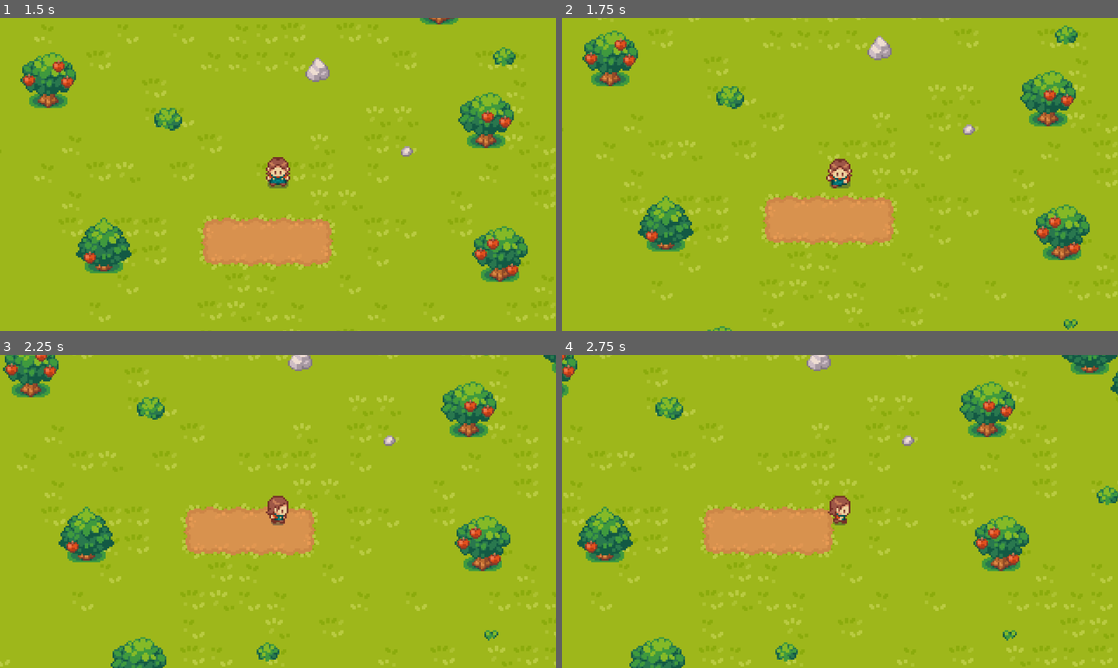
Above: before the commit, frames 1-4 (two rows, left to right).
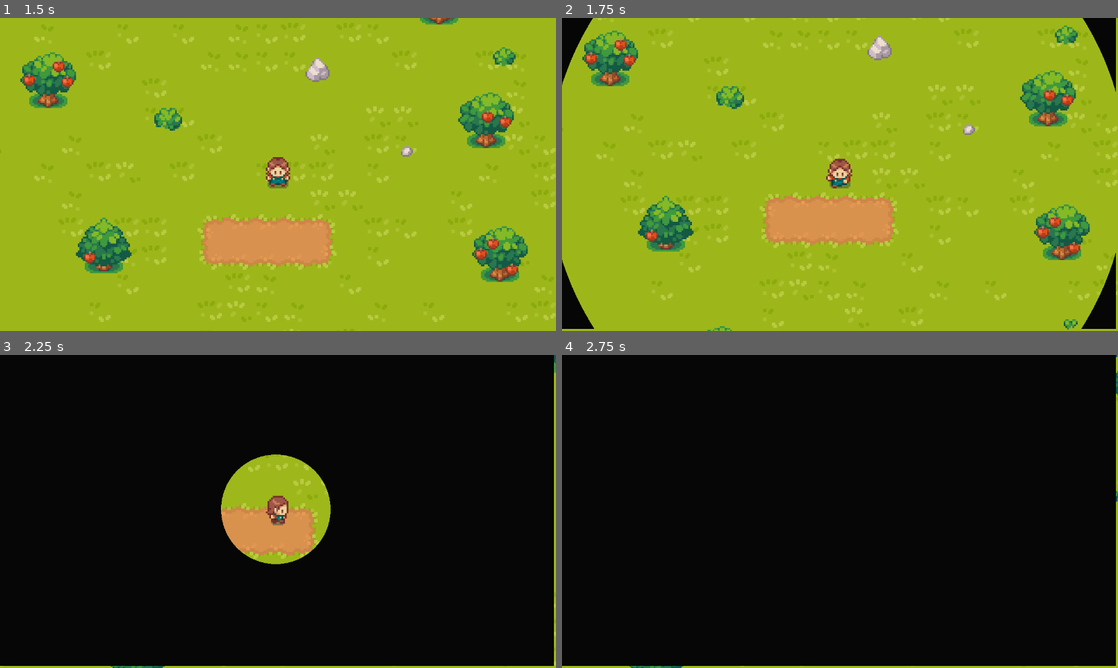
Above: after the commit, the same moments.

Repository: jkaczor6/GodotValley
Game: Godot game, scene res://scenes/levels/level.tscn
Two runs of this game, one before a commit and one after it. Both use one fixed random seed, a clock stepped at 60 frames per second and the inputs below.
Inputs:
- Up to frame 1 (1.5 s): hold D (right) 0.53-1.28 s; tap Space (action) at 0.6 s; hold S (down) from 1.28 s (still down); tap Tab (day_change) at 1.35 s
- Up to frame 2 (1.75 s): keep holding S (down)
- Up to frame 3 (2.25 s): release S (down) at 2.03 s; hold D (right) from 2.03 s (still down); tap N (diagnose) at 2.1 s
- Up to frame 4 (2.75 s): keep holding D (right)

Frame 1 is identical in both runs. In frame 2, 2.4% of the frame differs, in the area x 0-100%, y 0-100%; in frame 3, 94%; in frame 4, 99%.

Commit message:
added weather system

Diff:
--- a/global/data.gd
+++ b/global/data.gd
@@ -94,3 +94,5 @@
 	Enum.Tool.FISH: 'Fish',
 	Enum.Tool.SEED: 'Seed',
 	}
+
+var forecast_rain: bool
--- a/scenes/levels/level.gd
+++ b/scenes/levels/level.gd
@@ -3,8 +3,14 @@
 var plant_scene = preload("res://scenes/objects/plant.tscn")
 var plant_info_scene = preload("res://scenes/ui/plant_info.tscn")
 var used_cells: Array[Vector2i]
+var raining: bool:
+	set(value):
+		raining = value
+		$Layers/RainFloorParticles.emitting = value
+		$Overlay/RainDropsParticles.emitting = value
 
 @export var daytime_color: Gradient
+@export var rain_color: Color
 
 func _on_player_tool_use(tool: Enum.Tool, pos: Vector2) -> void:
 	var grid_coord: Vector2i = Vector2i(int(pos.x / Data.TILE_SIZE), int(pos.y / Data.TILE_SIZE))
@@ -16,6 +22,8 @@
 			var cell = $Layers/GrassLayer.get_cell_tile_data(grid_coord) as TileData
 			if cell and cell.get_custom_data('Farmable'):
 				$Layers/SoilLayer.set_cells_terrain_connect([grid_coord], 0, 0)
+			if raining:
+				$Layers/SoilWaterLayer.set_cell(grid_coord, 0, Vector2i(randi_range(0,2),0))
 		Enum.Tool.WATER:
 			if has_soil:
 				$Layers/SoilWaterLayer.set_cell(grid_coord, 0, Vector2i(randi_range(0,2),0))
@@ -42,9 +50,12 @@
 func _on_player_diagnose() -> void:
 	$Overlay/CanvasLayer/PlantInfoContainer.visible = not $Overlay/CanvasLayer/PlantInfoContainer.visible
 
+func _ready() -> void:
+	Data.forecast_rain = [true, false].pick_random()
+
 func _process(_delta: float) -> void:
 	var daytime_point = 1 - ($Timers/DayTimer.time_left / $Timers/DayTimer.wait_time)
-	var color = daytime_color.sample(daytime_point)
+	var color = daytime_color.sample(daytime_point).lerp(rain_color, 0.5 if raining else 0.0)
 	$Overlay/DayTimeColor.color = color
 	if Input.is_action_just_pressed("day_change"):
 		day_restart()
@@ -67,5 +78,12 @@
 		if 'reset' in object:
 			object.reset()
 
+	raining = Data.forecast_rain
+	Data.forecast_rain = [true, false].pick_random()
+
+	if raining:
+		for cell in $Layers/SoilLayer.get_used_cells():
+			$Layers/SoilWaterLayer.set_cell(cell, 0, Vector2i(randi_range(0,2),0))
+
 func plant_death(coord: Vector2i):
 	used_cells.erase(coord)
--- a/scenes/levels/level.tscn
+++ b/scenes/levels/level.tscn
@@ -6,10 +6,12 @@
 [ext_resource type="PackedScene" uid="uid://b0mnopqlx5dix" path="res://scenes/characters/player.tscn" id="2_b2cq8"]
 [ext_resource type="Texture2D" uid="uid://cpjr8yl2yentc" path="res://graphics/tilesets/soil.png" id="2_xb4v1"]
 [ext_resource type="Texture2D" uid="uid://vrdy2gp08qay" path="res://graphics/tilesets/soil_water.png" id="5_d4w6o"]
+[ext_resource type="Texture2D" uid="uid://lgw5hjy4jrx0" path="res://graphics/weather/floor.png" id="6_xfk5q"]
 [ext_resource type="PackedScene" uid="uid://bs2fkl7jajt3g" path="res://scenes/objects/tree.tscn" id="7_mbbpy"]
 [ext_resource type="PackedScene" uid="uid://cdb6t3bbycfyf" path="res://scenes/objects/simple_object.tscn" id="8_ouxo3"]
 [ext_resource type="Shader" uid="uid://cy8v8jo65tr41" path="res://shaders/circle_transition.gdshader" id="9_icy5c"]
 [ext_resource type="PackedScene" uid="uid://b3tnsha7n5b84" path="res://scenes/ui/plant_info_container.tscn" id="10_rmjfq"]
+[ext_resource type="Texture2D" uid="uid://da1u0rhfjt8a3" path="res://graphics/weather/drops.png" id="12_qogh7"]
 
 [sub_resource type="Gradient" id="Gradient_ouxo3"]
 offsets = PackedFloat32Array(0, 0.2369146, 0.3966942, 1)
@@ -825,13 +827,46 @@
 [sub_resource type="TileSet" id="TileSet_ouxo3"]
 sources/0 = SubResource("TileSetAtlasSource_mbbpy")
 
+[sub_resource type="CanvasItemMaterial" id="CanvasItemMaterial_8iyoh"]
+particles_animation = true
+particles_anim_h_frames = 3
+particles_anim_v_frames = 1
+particles_anim_loop = false
+
+[sub_resource type="ParticleProcessMaterial" id="ParticleProcessMaterial_mq31s"]
+particle_flag_disable_z = true
+emission_shape = 3
+emission_box_extents = Vector3(1000, 700, 1)
+gravity = Vector3(0, 0, 0)
+anim_speed_min = 0.39999998
+anim_speed_max = 2.0
+
 [sub_resource type="ShaderMaterial" id="ShaderMaterial_rmjfq"]
 shader = ExtResource("9_icy5c")
 shader_parameter/progress = 0.0
 
+[sub_resource type="CanvasItemMaterial" id="CanvasItemMaterial_5mi6g"]
+particles_animation = true
+particles_anim_h_frames = 3
+particles_anim_v_frames = 1
+particles_anim_loop = false
+
+[sub_resource type="ParticleProcessMaterial" id="ParticleProcessMaterial_b8j7q"]
+particle_flag_disable_z = true
+emission_shape = 3
+emission_box_extents = Vector3(1000, 700, 1)
+direction = Vector3(-1, 1, 0)
+spread = 5.0
+initial_velocity_min = 40.0
+initial_velocity_max = 50.0
+gravity = Vector3(0, 0, 0)
+anim_speed_min = 0.39999998
+anim_speed_max = 2.0
+
 [node name="Level" type="Node2D" unique_id=1495827806]
 script = ExtResource("1_urvlt")
 daytime_color = SubResource("Gradient_ouxo3")
+rain_color = Color(0.8156863, 0.8156863, 0.8156863, 1)
 
 [node name="Layers" type="Node2D" parent="." unique_id=1077443371]
 
@@ -854,6 +889,14 @@
 modulate = Color(1, 1, 1, 0.78431374)
 tile_set = SubResource("TileSet_ouxo3")
 
+[node name="RainFloorParticles" type="GPUParticles2D" parent="Layers" unique_id=292576765]
+material = SubResource("CanvasItemMaterial_8iyoh")
+position = Vector2(189, 341)
+emitting = false
+amount = 100
+texture = ExtResource("6_xfk5q")
+process_material = SubResource("ParticleProcessMaterial_mq31s")
+
 [node name="Objects" type="Node2D" parent="." unique_id=1096759715]
 y_sort_enabled = true
 
@@ -949,10 +992,13 @@
 
 [node name="SimpleObject3" parent="Objects" unique_id=157085473 instance=ExtResource("8_ouxo3")]
 position = Vector2(31, 467)
+style = 0
 random = true
 
 [node name="SimpleObject4" parent="Objects" unique_id=464652059 instance=ExtResource("8_ouxo3")]
+z_index = -1
 position = Vector2(-36, 416)
+size = 1
 style = 0
 random = true
 
@@ -960,47 +1006,40 @@
 z_index = -1
 position = Vector2(45, 201)
 size = 0
+style = 0
 random = true
 
 [node name="SimpleObject8" parent="Objects" unique_id=1506940809 instance=ExtResource("8_ouxo3")]
-z_index = -1
 position = Vector2(213, 286)
-size = 0
 random = true
 
 [node name="SimpleObject9" parent="Objects" unique_id=1161524051 instance=ExtResource("8_ouxo3")]
 z_index = -1
 position = Vector2(131, 219)
-size = 0
-style = 0
-random = true
-
-[node name="SimpleObject10" parent="Objects" unique_id=1588403882 instance=ExtResource("8_ouxo3")]
-z_index = -1
-position = Vector2(72, 165)
 size = 1
 style = 0
 random = true
 
+[node name="SimpleObject10" parent="Objects" unique_id=1588403882 instance=ExtResource("8_ouxo3")]
+position = Vector2(72, 165)
+random = true
+
 [node name="SimpleObject11" parent="Objects" unique_id=1290505264 instance=ExtResource("8_ouxo3")]
 position = Vector2(192, 207)
 random = true
 
 [node name="SimpleObject12" parent="Objects" unique_id=1447348235 instance=ExtResource("8_ouxo3")]
-z_index = -1
 position = Vector2(127, 314)
-size = 0
-style = 0
 random = true
 
 [node name="SimpleObject13" parent="Objects" unique_id=1771839642 instance=ExtResource("8_ouxo3")]
 position = Vector2(264, 333)
-size = 3
 random = true
 
 [node name="SimpleObject14" parent="Objects" unique_id=636422682 instance=ExtResource("8_ouxo3")]
+z_index = -1
 position = Vector2(321, 278)
-size = 3
+size = 1
 style = 0
 random = true
 
@@ -1012,29 +1051,28 @@
 
 [node name="SimpleObject16" parent="Objects" unique_id=259513319 instance=ExtResource("8_ouxo3")]
 position = Vector2(323, 442)
+size = 3
 style = 0
 random = true
 
 [node name="SimpleObject17" parent="Objects" unique_id=1344727057 instance=ExtResource("8_ouxo3")]
+z_index = -1
 position = Vector2(195, 454)
+size = 0
 random = true
 
 [node name="SimpleObject18" parent="Objects" unique_id=1298932646 instance=ExtResource("8_ouxo3")]
-z_index = -1
 position = Vector2(247, 516)
-size = 1
 random = true
 
 [node name="SimpleObject6" parent="Objects" unique_id=1459402825 instance=ExtResource("8_ouxo3")]
 z_index = -1
 position = Vector2(-21, 300)
 size = 0
-style = 0
 random = true
 
 [node name="SimpleObject7" parent="Objects" unique_id=1096386129 instance=ExtResource("8_ouxo3")]
 position = Vector2(-21, 300)
-size = 3
 style = 0
 random = true
 
@@ -1045,7 +1083,6 @@
 [node name="CanvasLayer" type="CanvasLayer" parent="Overlay" unique_id=169142287]
 
 [node name="DayTransitionLayer" type="ColorRect" parent="Overlay/CanvasLayer" unique_id=1901553322]
-visible = false
 material = SubResource("ShaderMaterial_rmjfq")
 anchors_preset = 15
 anchor_right = 1.0
@@ -1061,6 +1098,14 @@
 [node name="PlantInfoContainer" parent="Overlay/CanvasLayer" unique_id=1645103057 instance=ExtResource("10_rmjfq")]
 visible = false
 
+[node name="RainDropsParticles" type="GPUParticles2D" parent="Overlay" unique_id=1334977724]
+material = SubResource("CanvasItemMaterial_5mi6g")
+position = Vector2(189, 341)
+emitting = false
+amount = 300
+texture = ExtResource("12_qogh7")
+process_material = SubResource("ParticleProcessMaterial_b8j7q")
+
 [node name="Timers" type="Node" parent="." unique_id=630340350]
 
 [node name="DayTimer" type="Timer" parent="Timers" unique_id=614106153]
